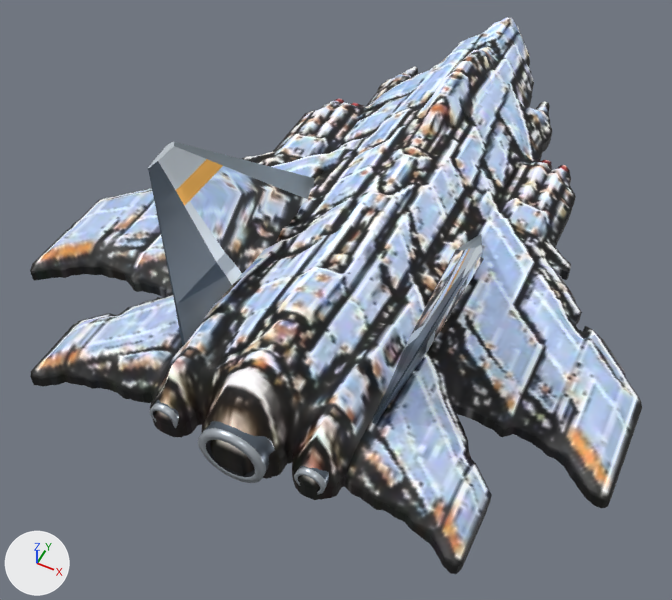
The Blender file art/3d/flight-hulls/mesiahWhite.blend as it was, and as the next commit left it.
One viewpoint serves both versions: a camera (50 mm lens) standing at (96.0, -251.0, 245.0) and looking at (-8.0, -44.0, -13.0). Arrows for +X, +Y and +Z are at lower left; the lights stay in place. The first picture is the older version.

Objects in the first picture: 'Canopy', 'Exhaust 2 • shroud and recessed bell', 'Hull', 'Port wing', 'Starboard wing', 'Swept stabilizer', 'Swept stabilizer.001' and 2 more.
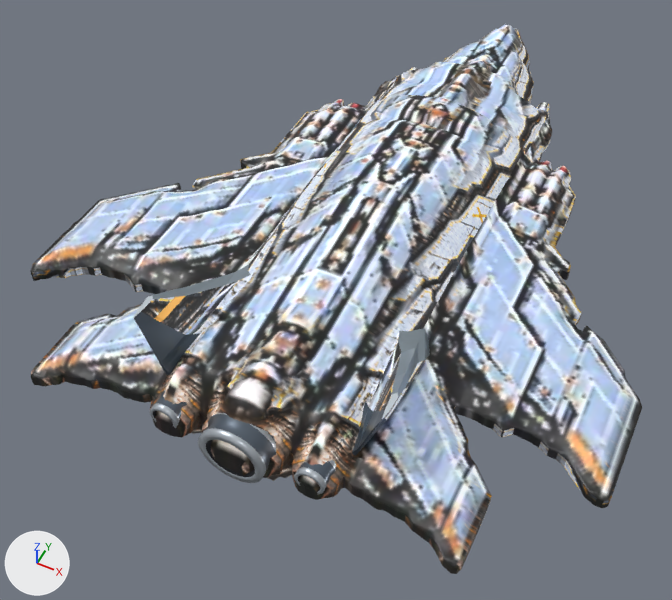
Location of each change, [x1, y1, x2, y2] in pixels of the pictures (672 x 600 px; the box of a moved part takes in the faces that stretch with it):
'Hull', surface changed, reshaped
    before: [150, 17, 550, 500]
    after: [150, 25, 550, 500]
'Starboard wing', surface changed, reshaped
    both: [345, 117, 642, 574]
'Port wing', surface changed, reshaped
    before: [30, 71, 406, 405]
    after: [30, 70, 409, 408]
'Swept stabilizer', surface changed, reshaped, recoloured (29% narrower, 46% shorter)
    before: [148, 142, 314, 345]
    after: [133, 265, 250, 375]
'Swept stabilizer.001', surface changed, reshaped, recoloured (30% narrower, 33% shorter)
    before: [372, 234, 484, 425]
    after: [352, 329, 430, 456]
'Canopy', surface changed, reshaped
    before: [424, 50, 494, 135]
    after: [425, 61, 492, 129]
part 1 of me_hull, moved or reshaped
    before: [150, 17, 549, 500]
    after: [150, 25, 549, 500]
part 4 of me_port_wing, moved or reshaped
    before: [31, 71, 406, 403]
    after: [31, 70, 409, 404]
part 5 of me_starboard_wing, moved or reshaped
    before: [345, 119, 641, 567]
    after: [345, 120, 641, 567]
part 6 of me_swept_stabilizer, moved or reshaped
    before: [148, 142, 314, 345]
    after: [133, 265, 250, 375]
part 7 of me_swept_stabilizer, recoloured
    before: [158, 146, 206, 190]
    after: [141, 297, 174, 318]
part 8 of me_swept_stabilizer, recoloured
    before: [217, 253, 242, 285]
    after: [185, 329, 204, 335]
part 9 of me_swept_stabilizer, recoloured
    before: [185, 201, 225, 262]
    after: [161, 320, 190, 334]
part 10 of me_swept_stabilizer_001, moved or reshaped
    before: [372, 234, 484, 425]
    after: [352, 329, 430, 456]
part 11 of me_swept_stabilizer_001, recoloured
    before: [404, 327, 435, 362]
    after: [366, 396, 392, 420]
part 12 of me_swept_stabilizer_001, recoloured
    before: [451, 248, 483, 288]
    after: [381, 385, 404, 412]
part 13 of me_swept_stabilizer_001, recoloured
    before: [419, 293, 456, 341]
    after: [373, 404, 381, 411]

What changed in the scene script:
```text
Change mat_original_flight_livery:
    remove # nodes: BsdfPrincipled, OutputMaterial, TexImage
    remove # uses the picture img_mesiahwhite_livery_png
    nodes: BsdfPrincipled, Math, MixRGB, NewGeometry, OutputMaterial, SeparateXYZ, TexImage x2, UVMap x2, ValToRGB, VectorTransform
    colours: black #000000, white #ffffff
    uses the picture img_mesiahwhite_dorsal_png
    uses the picture img_mesiahwhite_flank_png
Change me_hull:
    remove me_hull.from_pydata(...)  # 3764 vertices, 3874 faces; spans x -33.0..33.0, y -130.0..131.0, z -21.0..28.0
    add me_hull.from_pydata(...)  # 3764 vertices, 3874 faces; spans x -33.0..33.0, y -130.0..131.0, z -26.0..27.0
    me_hull part 1: 3298 of 3764 vertices moved; they spanned x -33.0..33.0, y -129.0..131.0, z -21.0..28.0 and now span x -33.0..33.0, y -129.0..131.0, z -26.0..27.0; mean shift (0.0, 0.0, -2.0); largest move (-9.0, -114.0, -11.0) -> (-9.0, -114.0, -24.0)
    me_hull part 2: texture (UV) coordinates changed
Change me_canopy:
    remove me_canopy.from_pydata(...)  # 216 vertices, 214 faces; spans x -6.0..9.0, y 21.0..84.0, z -21.2..30.1
    add me_canopy.from_pydata(...)  # 216 vertices, 214 faces; spans x -6.0..9.0, y 21.0..84.0, z -24.6..24.8
    me_canopy part 3: 213 of 216 vertices moved; they spanned x -6.0..9.0, y 21.0..84.0, z -21.2..30.1 and now span x -6.0..9.0, y 21.0..84.0, z -24.6..24.8; mean shift (0.0, 0.0, -4.1); largest move (9.0, 60.0, -16.3) -> (9.0, 60.0, -23.9)
Change me_port_wing:
    remove me_port_wing.from_pydata(...)  # 2448 vertices, 2611 faces; spans x -107.0..-33.0, y -131.0..82.0, z -9.0..12.0
    add me_port_wing.from_pydata(...)  # 2448 vertices, 2611 faces; spans x -107.0..-33.0, y -131.0..82.0, z -11.0..11.0
    me_port_wing part 4: 1638 of 2448 vertices moved; they spanned x -105.0..-33.0, y -126.0..78.0, z -9.0..12.0 and now span x -105.0..-33.0, y -126.0..78.0, z -11.0..11.0; mean shift (0.0, 0.0, 0.0); largest move (-33.0, -111.0, -6.0) -> (-33.0, -111.0, -11.0)
Change me_starboard_wing:
    remove me_starboard_wing.from_pydata(...)  # 2204 vertices, 2359 faces; spans x 33.0..106.0, y -131.0..76.0, z -9.0..11.0
    add me_starboard_wing.from_pydata(...)  # 2204 vertices, 2359 faces; spans x 33.0..106.0, y -131.0..76.0, z -11.0..11.0
    me_starboard_wing part 5: 1547 of 2204 vertices moved; they spanned x 33.0..102.0, y -129.0..69.0, z -9.0..11.0 and now span x 33.0..102.0, y -129.0..69.0, z -11.0..11.0; mean shift (0.0, 0.0, 0.0); largest move (33.0, -111.0, -6.0) -> (33.0, -111.0, -11.0)
Change me_swept_stabilizer:
    remove me_swept_stabilizer.from_pydata(...)  # 54 vertices, 47 faces; spans x -51.0..-26.0, y -104.0..-2.0, z 2.0..64.0
    add me_swept_stabilizer.from_pydata(...)  # 54 vertices, 47 faces; spans x -42.4..-26.0, y -113.4..-57.0, z 3.0..30.9
    me_swept_stabilizer part 6: 54 of 54 vertices moved; they spanned x -51.0..-26.0, y -104.0..-2.0, z 2.0..64.0 and now span x -42.4..-26.0, y -113.4..-57.0, z 3.0..30.9; mean shift (4.5, -30.5, -15.3)
    me_swept_stabilizer part 7: all 4 faces centred in x -49.6..-47.1, y -78.5..-72.2, z 58.4 switch from mat_tail___enamel (light grey #cbd4db) to mat_original_flight_livery
    me_swept_stabilizer part 8: all 4 faces centred in x -39.7..-30.5, y -72.5..-71.0, z 9.4..19.7 switch from mat_tail___enamel (light grey #cbd4db) to mat_original_flight_livery
    me_swept_stabilizer part 9: all 2 faces centred in x -43.1..-39.8, y -74.8, z 34.5 switch from mat_tail___enamel (light grey #cbd4db) to mat_original_flight_livery
Change me_swept_stabilizer_001:
    remove me_swept_stabilizer_001.from_pydata(...)  # 54 vertices, 47 faces; spans x 26.0..51.0, y -104.0..-2.0, z 2.0..64.0
    add me_swept_stabilizer_001.from_pydata(...)  # 54 vertices, 47 faces; spans x 26.0..42.4, y -113.4..-57.0, z 3.3..30.9
    me_swept_stabilizer_001 part 10: 54 of 54 vertices moved; they spanned x 26.0..51.0, y -104.0..-2.0, z 2.0..64.0 and now span x 26.0..42.4, y -113.4..-57.0, z 3.3..30.9; mean shift (-4.5, -30.5, -15.4)
    me_swept_stabilizer_001 part 11: all 4 faces centred in x 30.5..39.7, y -72.5..-71.0, z 9.4..19.7 switch from mat_tail___enamel (light grey #cbd4db) to mat_original_flight_livery
    me_swept_stabilizer_001 part 12: all 4 faces centred in x 47.1..49.6, y -78.5..-72.2, z 58.4 switch from mat_tail___enamel (light grey #cbd4db) to mat_original_flight_livery
    me_swept_stabilizer_001 part 13: all 2 faces centred in x 39.8..43.1, y -74.8, z 34.5 switch from mat_tail___enamel (light grey #cbd4db) to mat_original_flight_livery
```
